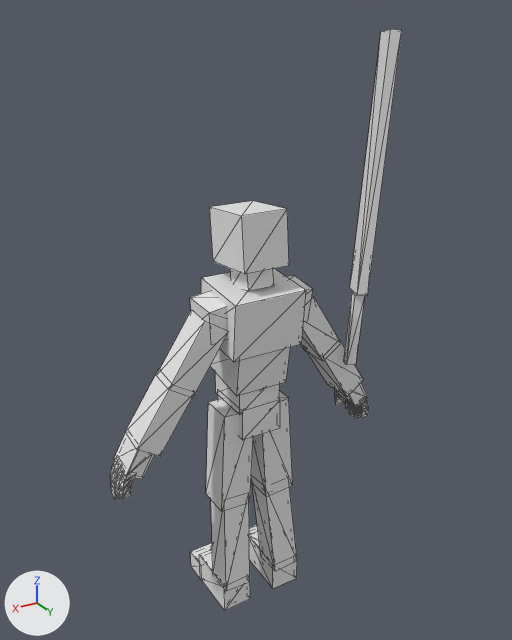
What one commit did to the FBX model Assets/Models/Player/LowerBodyClip/RPG-Character@StrafeForward-Lower.FBX.
The view is the same before and after, from a 50 mm lens placed at (1.91, 3.27, 3.53), pointed at (-0.08, -0.04, 1.88). The lights are fixed; the arrows at lower left show +X, +Y and +Z. Mesh edges are drawn as thin lines. Materials are left out; every surface is plain grey. Where no turn or scale is listed for an object, it has been applied to the vertices.

Objects in the first picture: '2Hand-Sword', 'RPG-Character-Mesh'.
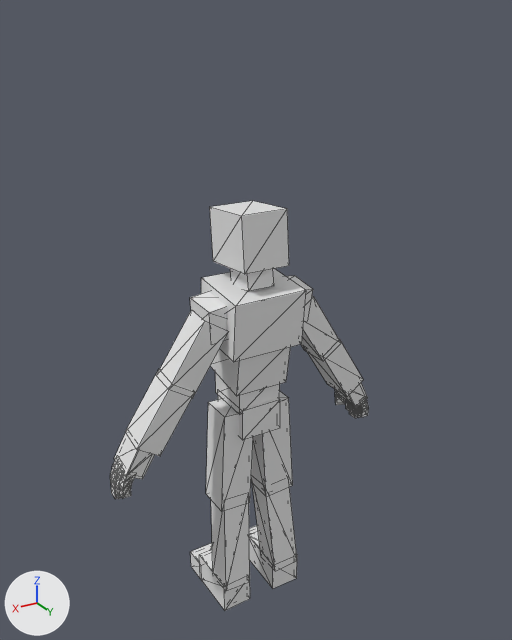
Patch to the scene script:
```diff
--- a/Assets/Models/Player/LowerBodyClip/RPG-Character@StrafeForward-Lower.FBX.py
+++ b/Assets/Models/Player/LowerBodyClip/RPG-Character@StrafeForward-Lower.FBX.py
@@ ob_2hand_sword @@
-ob_2hand_sword = bpy.data.objects.new('2Hand-Sword', me_2hand_sword_ncl1_1)
-ob_2hand_sword.location = (-0.593, 0.362, 1.944)
```

Where the change shows, as pixel boxes (x1, y1, x2, y2) in the pictures (512 x 640 px):
'2Hand-Sword', deleted
    before: (343, 29, 402, 365)
